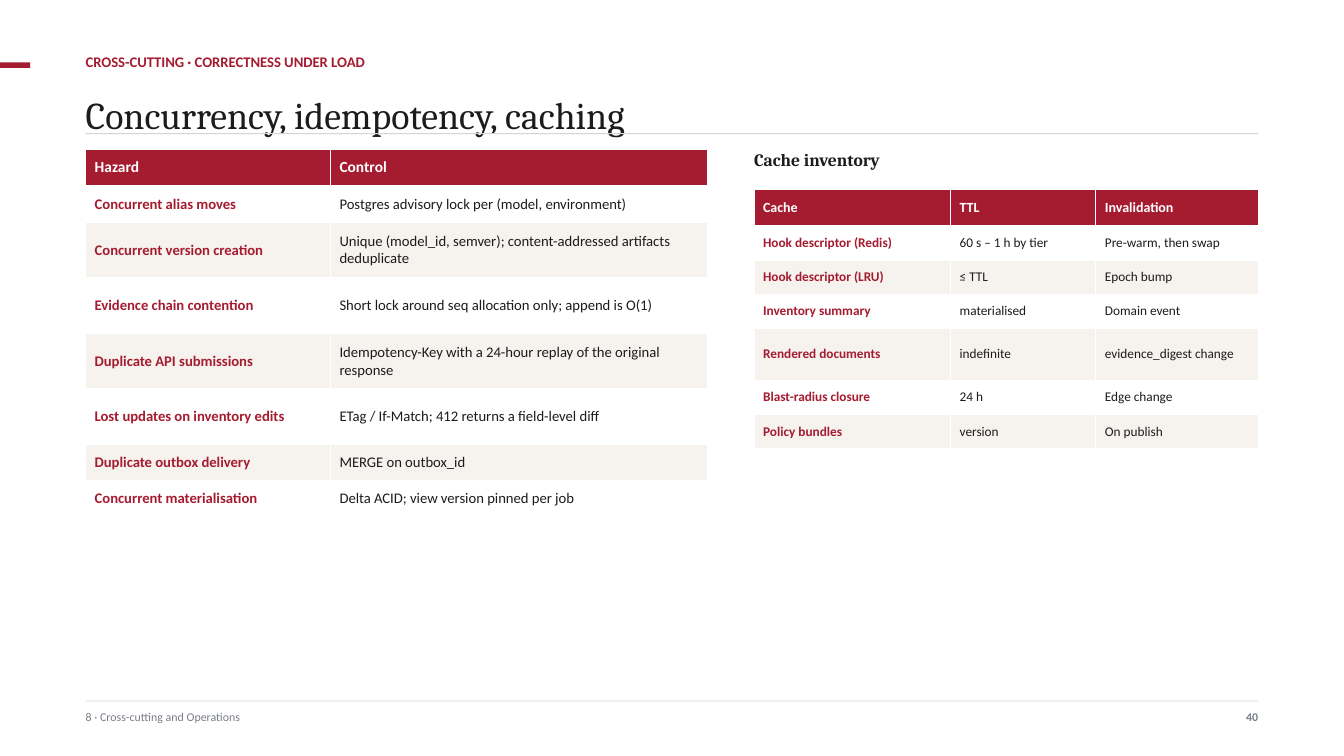
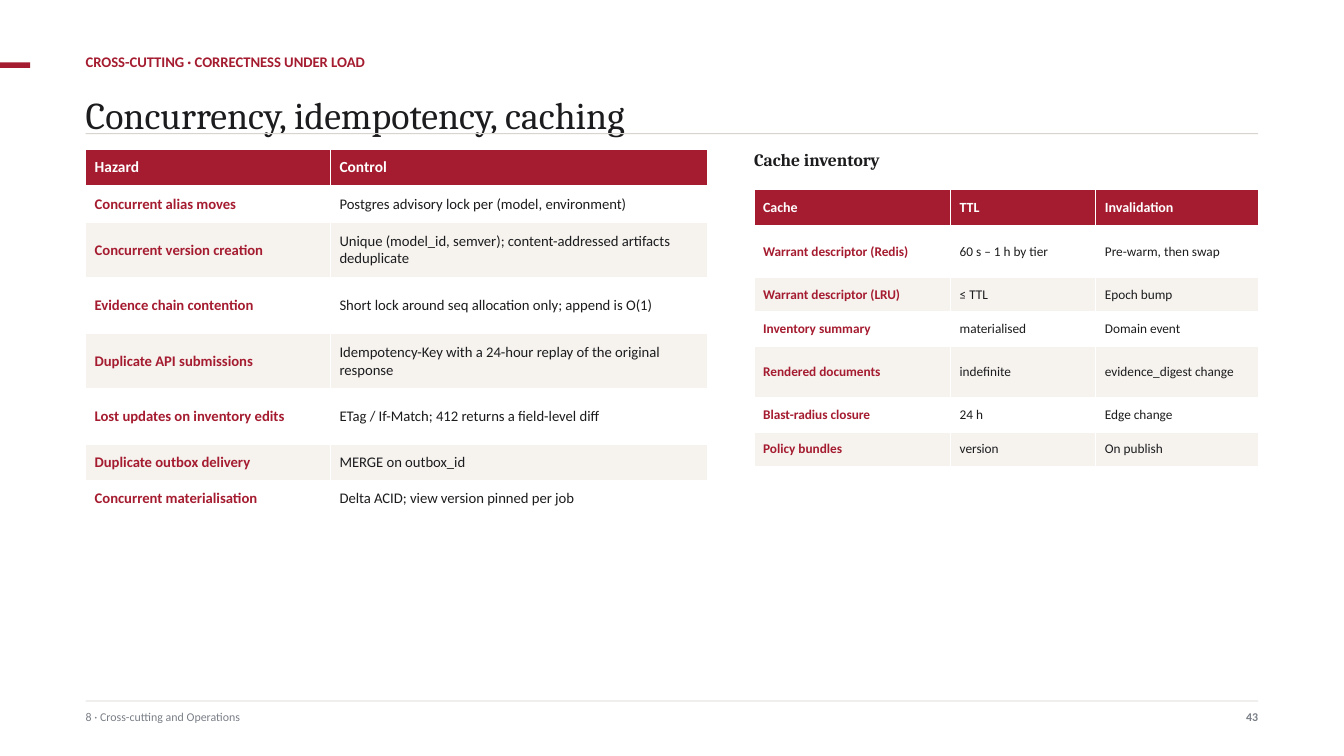
Before and after one commit to ajsinha/maya, a slide deck: slide 44 of docs/MAYA-System-Design.pptx (slide 41 before the commit). Drawn at 1344x756 pixels with LibreOffice and Linux fonts; fonts in the diff are those of the drawing. Boxes give left, top, right and bottom in pixels: in the first picture for what was removed or moved away, otherwise in the second. Text is boxed around its words. In the diff, an @@ line names an element or a change of style, - is before the commit and + after.

```diff
--- a/docs/MAYA-System-Design.pptx
+++ b/docs/MAYA-System-Design.pptx
@@ table at bbox=[754, 190, 1258, 467] @@
-row 2, column 1: Hook descriptor (Redis)
+row 2, column 1: Warrant descriptor (Redis)
-row 3, column 1: Hook descriptor (LRU)
+row 3, column 1: Warrant descriptor (LRU)
@@ text at bbox=[1246, 713, 1258, 721]: text changed @@
-40
+43
```
Also in this commit, not shown: 25 other slides changed, 3 slides added, 2 other files.
